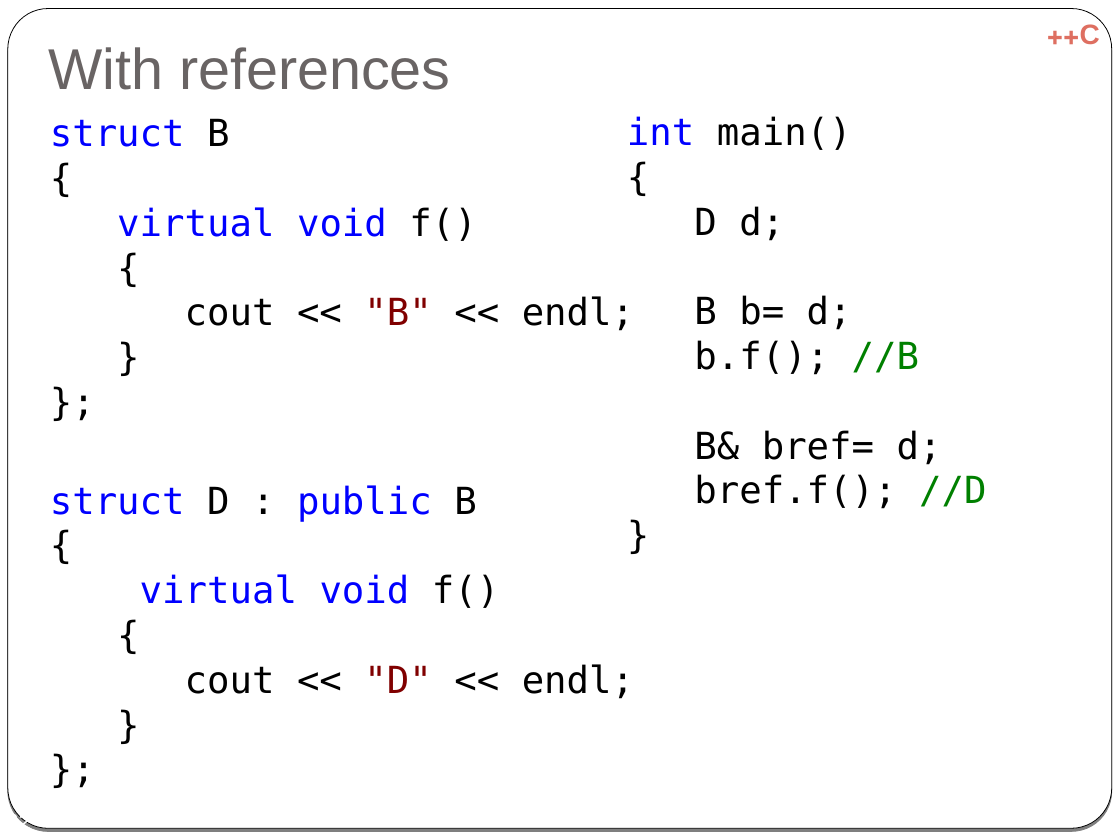
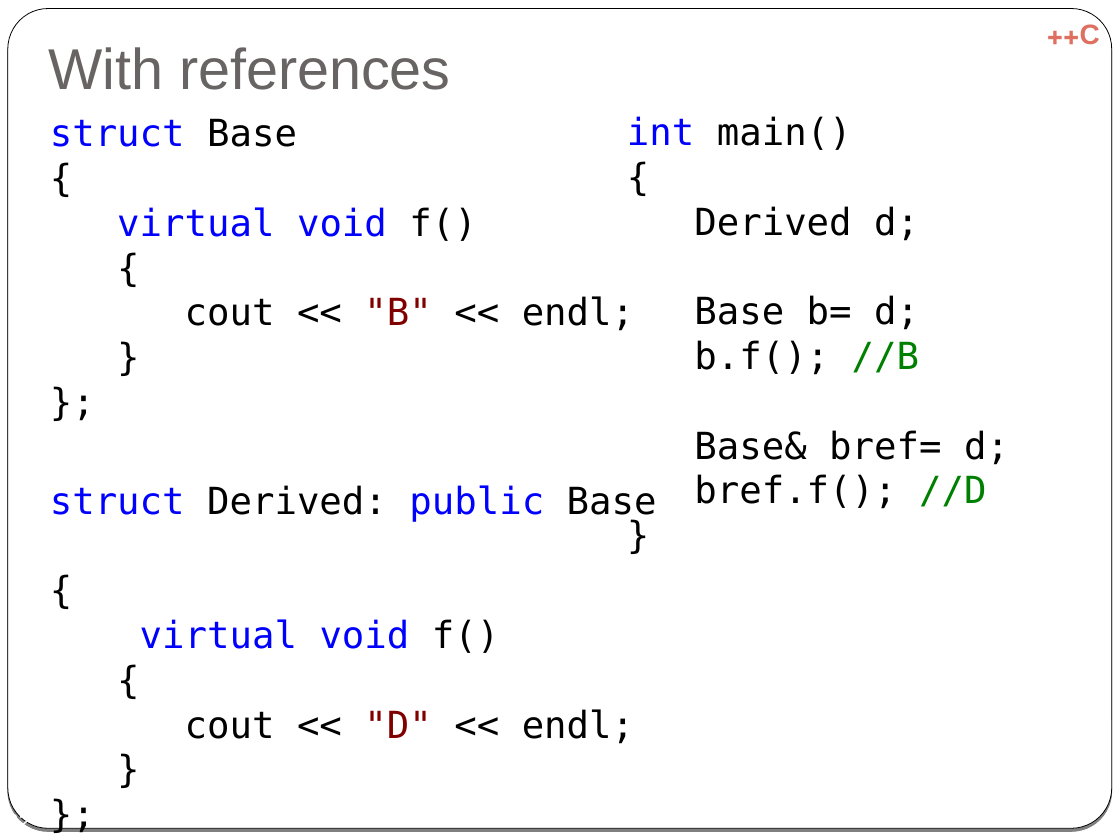
Before and after one commit to cpp-at-ariel/cpp-5778, a slide deck: slide 22 of week06-inheritance/slides-virtual.odp. Drawn at 1120x840 pixels with LibreOffice and Linux fonts; fonts in the diff are those of the drawing. Boxes give left, top, right and bottom in pixels: in the first picture for what was removed or moved away, otherwise in the second. Text is boxed around its words. In the diff, an @@ line names an element or a change of style, - is before the commit and + after.

```diff
--- a/week06-inheritance/slides-virtual.odp
+++ b/week06-inheritance/slides-virtual.odp
@@ text at (x1=50, y1=118, x2=657, y2=744): text changed @@
-struct B
-{
-virtual void f()
-{
-cout << "B" << endl;
-}
-};
-struct D : public B
-{
-virtual void f()
-{
-cout << "D" << endl;
-}
-};
+struct Base
+{
+virtual void f()
+{
+cout << "B" << endl;
+}
+};
+struct Derived: public Base
+{
+virtual void f()
+{
+cout << "D" << endl;
+}
+};
@@ text at (x1=694, y1=206, x2=1009, y2=509): text changed @@
-D d;
-B b= d;
-b.f(); //B
-B& bref= d;
-bref.f(); //D
-}
+Derived d;
+Base b= d;
+b.f(); //B
+Base& bref= d;
+bref.f(); //D
+}
```
Also in this commit, not shown: 17 other slides changed, 1 slide added, 6 other files.
